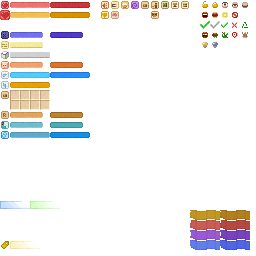
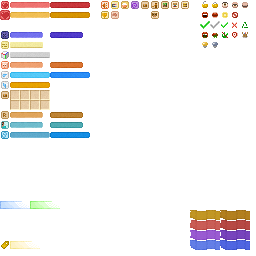
Revision of a layered 256x256 image; what changed, layer by layer:
painted on "设置项 - 选中" over left=30, top=201, right=60, bottom=209
